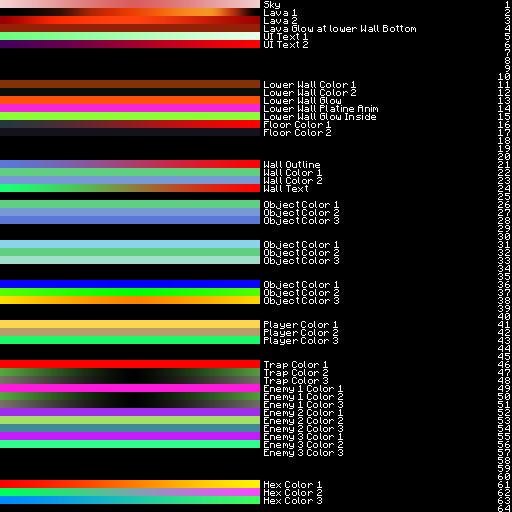
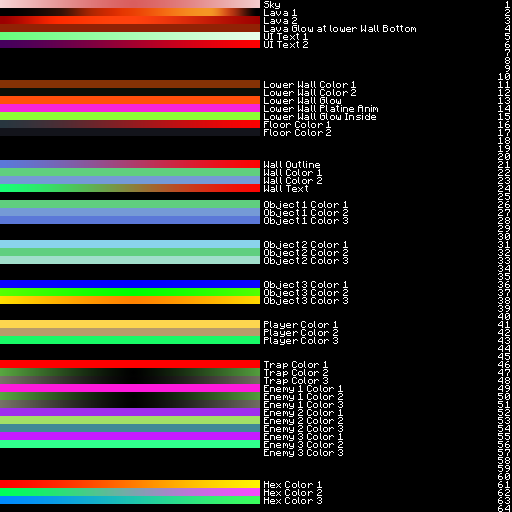
Layer changes from the first 512 x 512 image to the second:
renamed "Object Color 1" to "Object 1 Color 1", painted on it over [302,201,348,208]
renamed "Object Color 2" to "Object 1 Color 2", painted on it over [302,209,348,216]
renamed "Object Color 3" to "Object 1 Color 3", painted on it over [302,217,348,224]
renamed "Object Color 1" to "Object 2 Color 1", painted on it over [302,241,348,248]
renamed "Object Color 2" to "Object 2 Color 2", painted on it over [302,249,348,256]
renamed "Object Color 3" to "Object 2 Color 3", painted on it over [302,257,348,264]
renamed "Object Color 1" to "Object 3 Color 1", painted on it over [302,281,348,288]
renamed "Object Color 2" to "Object 3 Color 2", painted on it over [302,289,348,296]
renamed "Object Color 3" to "Object 3 Color 3", painted on it over [302,297,348,304]
